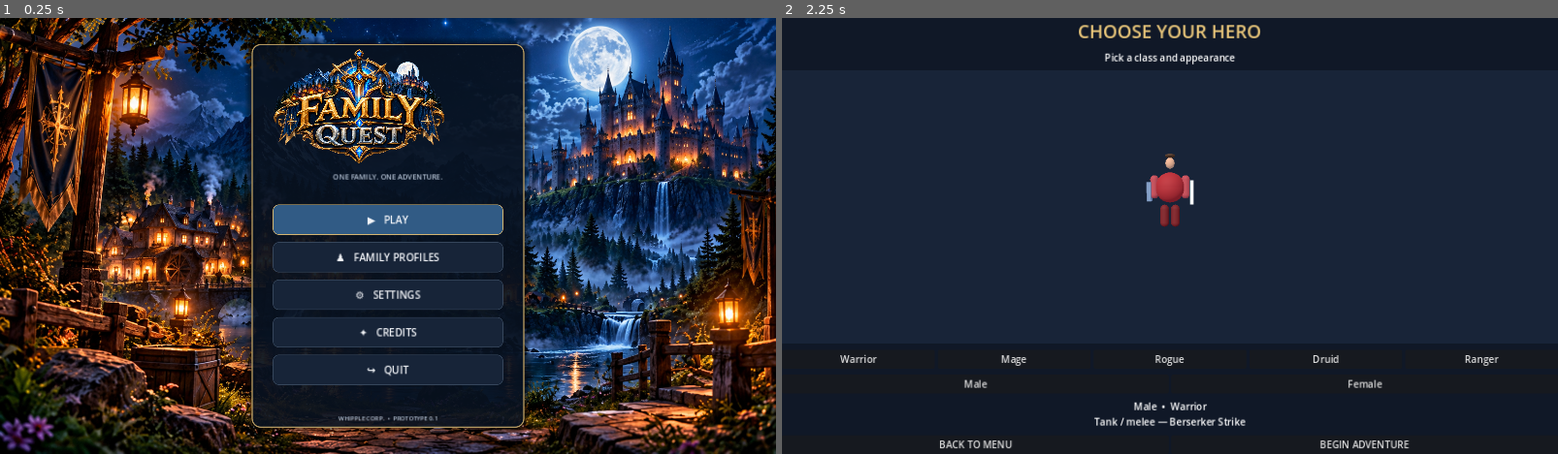
Above: before the commit, frames 1-2 (left to right).
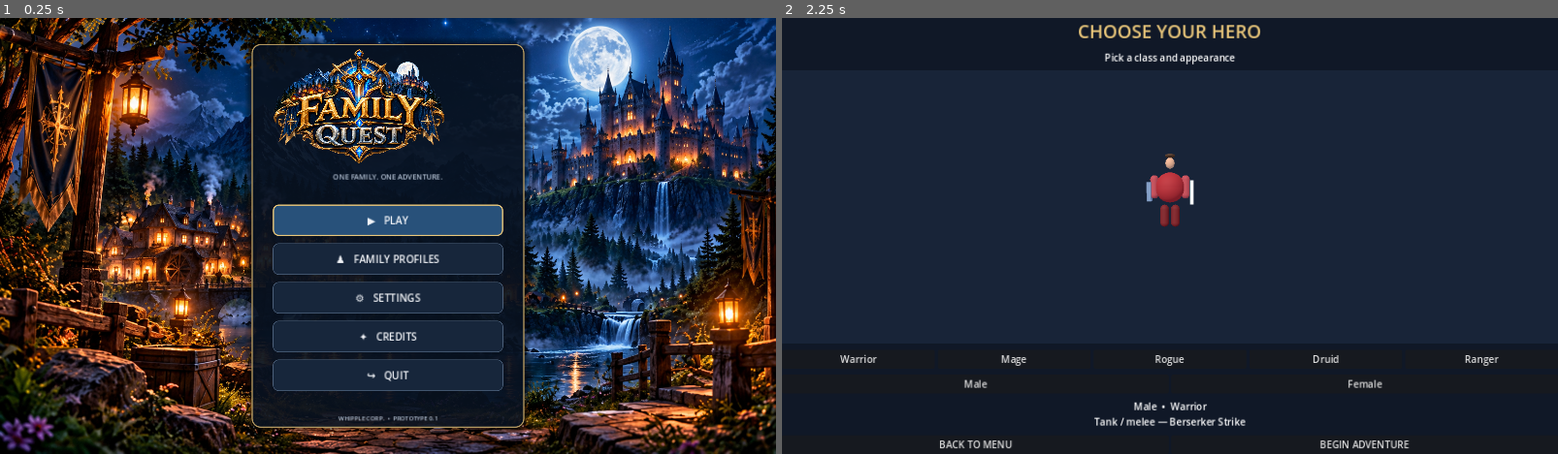
Above: after the commit, the same moments.

Repository: joeywhipple5-dot/Family-Quest
Game: Godot game, scene res://scenes/MainMenu.tscn
Two runs of this game, one before a commit and one after it. Both use one fixed random seed, a clock stepped at 60 frames per second and the inputs below.
Inputs:
- Up to frame 1 (0.25 s): no input
- Up to frame 2 (2.25 s): click "▶ PLAY" at 0.5 s; click "BACK TO MENU" at 1.25 s; click "▶ PLAY" at 2 s

The runs differ from the first frame. In frame 1, 2.6% of the frame differs, in the area x 35-65%, y 42-86%; in frame 2, nothing differs.

Commit message:
Refine button styles and sizes in MainMenu.gd
Updated button appearance and styling in MainMenu.gd.

Diff:
--- a/scripts/MainMenu.gd
+++ b/scripts/MainMenu.gd
@@ -166,6 +166,7 @@
     add_child(message_dialog)
 
 
+
 func _add_menu_button(
     parent: VBoxContainer,
     label_text: String,
@@ -174,43 +175,62 @@
 ) -> void:
     var button := Button.new()
     button.text = label_text
-    button.custom_minimum_size = Vector2(0, 50)
+    button.custom_minimum_size = Vector2(0, 52)
     button.size_flags_horizontal = Control.SIZE_EXPAND_FILL
     button.focus_mode = Control.FOCUS_ALL
+    button.mouse_default_cursor_shape = Control.CURSOR_POINTING_HAND
 
     button.add_theme_font_size_override("font_size", 17)
     button.add_theme_color_override("font_color", PALE)
     button.add_theme_color_override("font_hover_color", GOLD)
     button.add_theme_color_override("font_pressed_color", GOLD)
-
+    button.add_theme_color_override("font_focus_color", GOLD)
+
+    # Normal button appearance
     var normal := StyleBoxFlat.new()
-    normal.bg_color = Color("#315B85") if primary else PANEL
-    normal.border_color = GOLD if primary else Color("#3B4C62")
+    normal.bg_color = Color("#17263B")
+    normal.border_color = Color("#536984")
     normal.set_border_width_all(1)
     normal.set_corner_radius_all(9)
     normal.content_margin_left = 16
     normal.content_margin_right = 16
     normal.content_margin_top = 10
     normal.content_margin_bottom = 10
+
+    # Highlight the Play button
+    if primary:
+        normal.bg_color = Color("#28517A")
+        normal.border_color = GOLD
+        normal.set_border_width_all(2)
+
     button.add_theme_stylebox_override("normal", normal)
 
+    # Hover appearance
     var hover := normal.duplicate() as StyleBoxFlat
-    hover.bg_color = PANEL_HOVER
+    hover.bg_color = Color("#315F88") if primary else Color("#243B56")
     hover.border_color = GOLD
+    hover.set_border_width_all(2)
+    hover.shadow_color = Color(0.15, 0.45, 0.85, 0.28)
+    hover.shadow_size = 5
     button.add_theme_stylebox_override("hover", hover)
 
+    # Pressed appearance
     var pressed := normal.duplicate() as StyleBoxFlat
-    pressed.bg_color = Color("#203A55")
+    pressed.bg_color = Color("#17334D")
+    pressed.border_color = GOLD
+    pressed.set_border_width_all(2)
+    pressed.shadow_size = 0
     button.add_theme_stylebox_override("pressed", pressed)
+
+    # Keyboard focus appearance
+    var focused := normal.duplicate() as StyleBoxFlat
+    focused.border_color = GOLD
+    focused.set_border_width_all(2)
+    button.add_theme_stylebox_override("focus", focused)
 
     button.pressed.connect(callback)
     parent.add_child(button)
     button_nodes.append(button)
-
-
-# ------------------------------------------------------
-# BUTTON ACTIONS
-# ------------------------------------------------------
 
 func _on_play_pressed() -> void:
     if (
